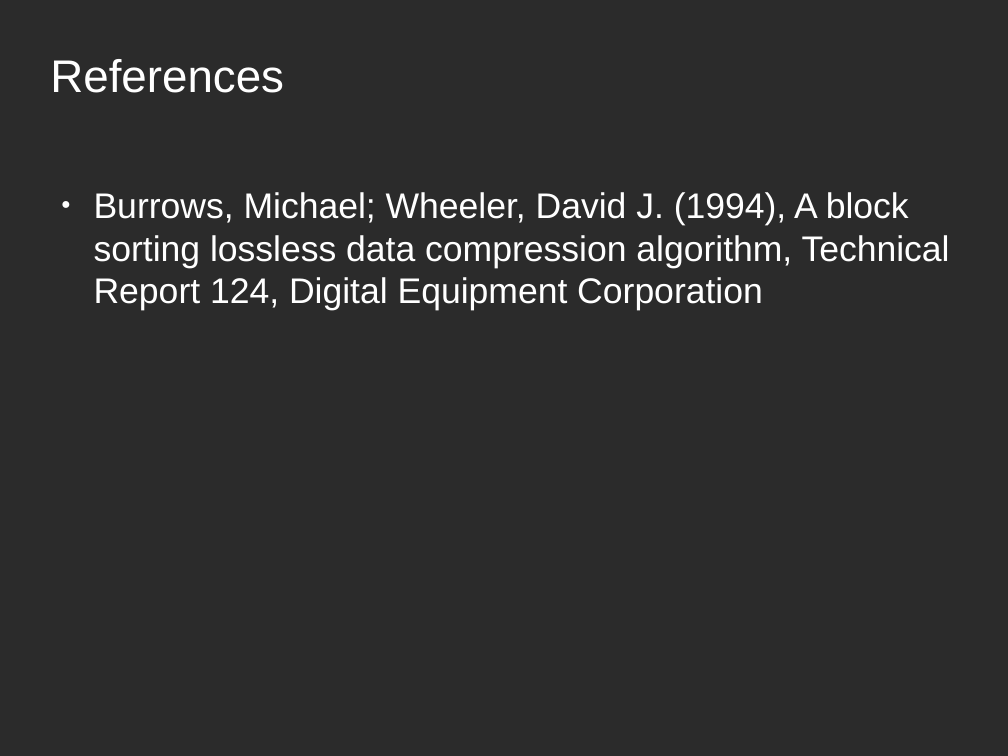
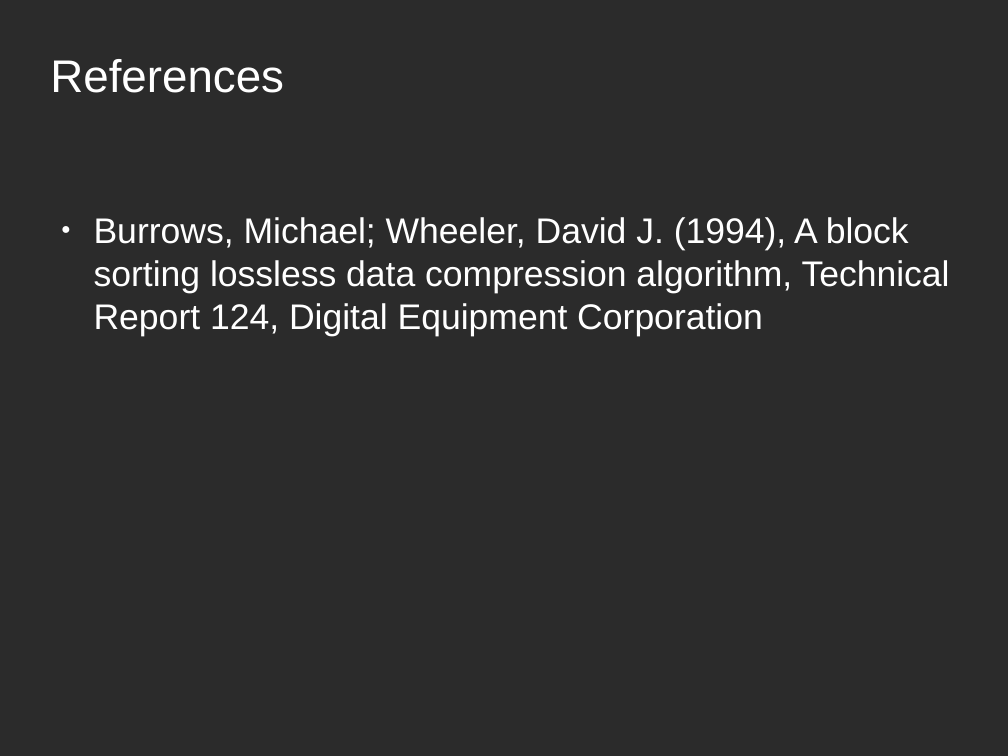
Before and after one commit to bebosudo/advanced-programming-II, a slide deck: slide 20 of paper_presentation/bwt.odp (slide 19 before the commit). Drawn at 1008x756 pixels with LibreOffice and Linux fonts; fonts in the diff are those of the drawing; background and template pictures are left out; a plain dark background stands for a picture behind light text. Boxes give left, top, right and bottom in pixels: in the first picture for what was removed or moved away, otherwise in the second. Text is boxed around its words. In the diff, an @@ line names an element or a change of style, - is before the commit and + after.

```diff
--- a/paper_presentation/bwt.odp
+++ b/paper_presentation/bwt.odp
@@ text "Burrows, Michael; Wheeler, David J. ...": place and size @@
-text "Burrows, Michael; Wheeler, David J. ..." at (94,192,950,311)
+text "Burrows, Michael; Wheeler, David J. ..." at (94,217,950,336)
```
Also in this commit, not shown: 17 other slides changed, 1 slide added, 1 other file.
